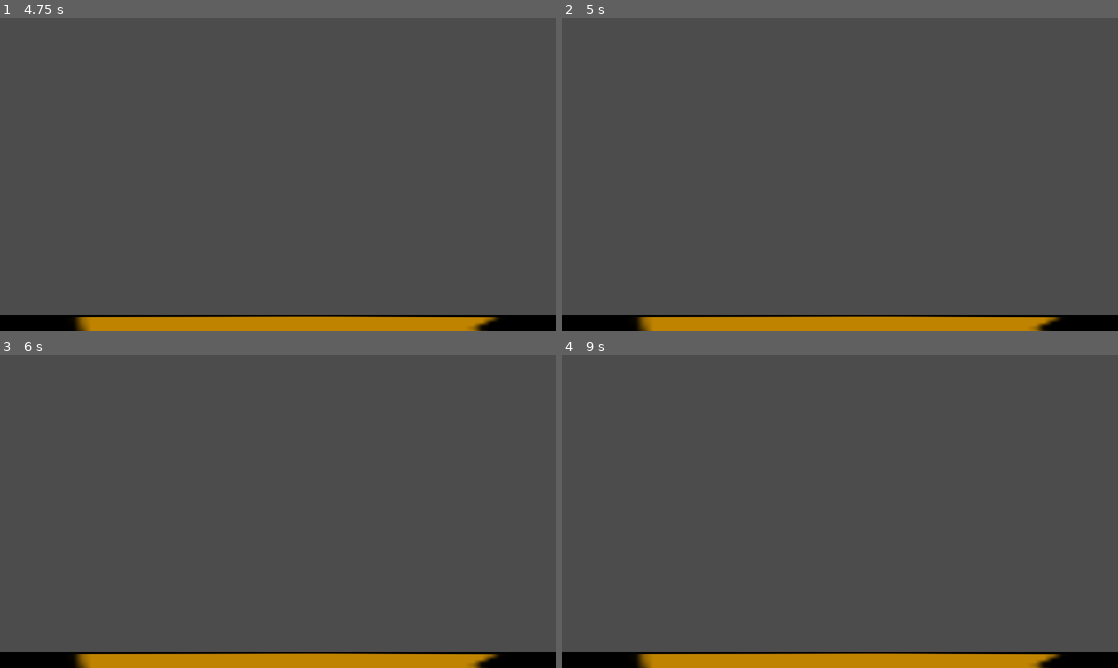
Above: before the commit, frames 1-4 (two rows, left to right).
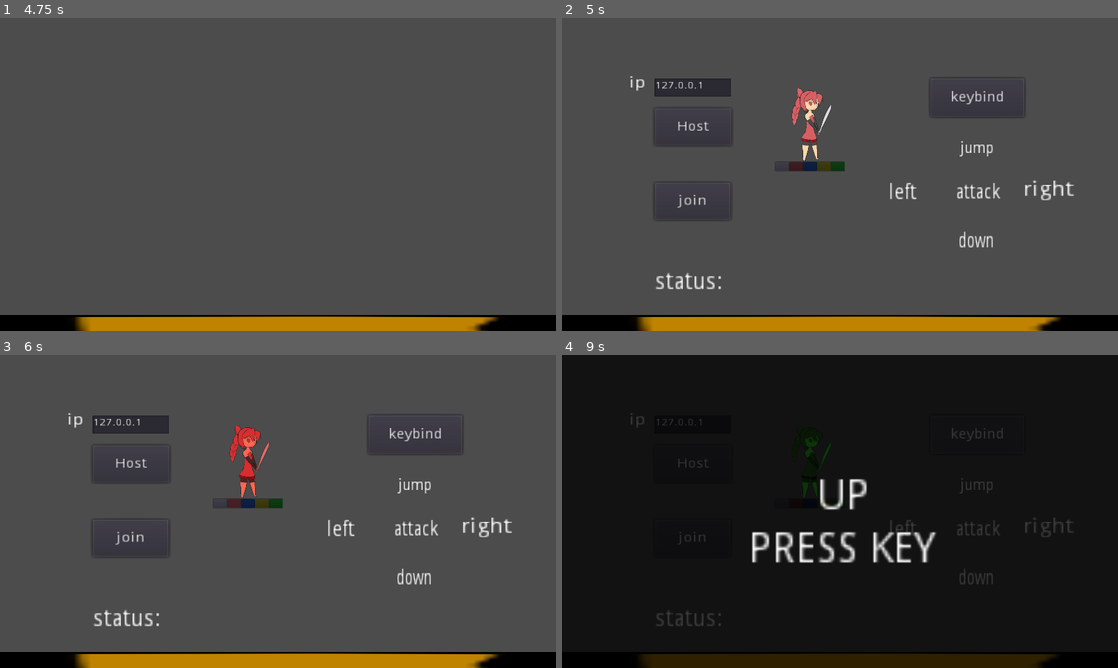
Above: after the commit, the same moments.

Repository: BeatMil/BigChase
Game: Godot game, scene res://scene/menu.tscn
Same seed, same stepped clock (60 frames per second), same inputs: the game is played once before the commit and once after it. The engine's default icon, where the game draws it, is replaced by a stand-in: a white triangle on a blue panel in a dark square.
Inputs (mouse positions are in pixels of both pictures, inside the frame that each line leads up to):
- Up to frame 1 (4.75 s): click "join" at 0.5 s; tap Enter at 1.25, 2.75, 4.25 s; hold H (p1_attack) 1.28-2.03 s; hold U (p1_right) 1.28-2.78 s; tap . (p1_up) at 1.52, 1.82, 2.27, 2.3, 2.57, 3.77, 4.07, 4.52, 4.55 s; tap Backspace (p2_attack) at 1.55, 2.1, 3.8 s; tap Space at 2, 3.5 s; hold O (p1_left) 2.78-3.53 s; hold . (p1_up) 2.78-3.53 s; tap H (p1_attack) at 3.05 s; hold U (p1_right) from 3.53 s (still down); tap A (heal) at 3.6 s; hold H (p1_attack) from 4.28 s (still down)
- Up to frame 2 (5 s): keep holding U (p1_right); keep holding H (p1_attack); tap . (p1_up) at 4.82 s; tap Escape (ui_cancel) at 4.9 s
- Up to frame 3 (6 s): release U (p1_right) at 5 s; release H (p1_attack) at 5 s; click (222, 502) at 5.02 s; click (233, 502) at 5.77 s
- Up to frame 4 (9 s): click (812, 502) at 6.52 s; click (823, 502) at 7.27 s; click (840, 502) at 8.02 s; click (979, 433) at 8.75 s, where only the run after the commit has a clickable "keybind"

Frame 1 is identical in both runs. In frame 2, 3.1% of the frame differs, in the area x 12-93%, y 18-87%; in frame 3, 3.2%; in frame 4, 98%, in the area x 0-100%, y 0-100%.

Commit message:
Esc to get back to menu!

Diff:
--- a/enities/players/elesis.tscn
+++ b/enities/players/elesis.tscn
@@ -1,8 +1,12 @@
-[gd_scene load_steps=8 format=2]
+[gd_scene load_steps=13 format=2]
 
-[ext_resource path="res://sai/elesis/elesis.png" type="Texture" id=1]
+[ext_resource path="res://sai/elesis/normal_attack01/elesis_normal_attack05.png" type="Texture" id=1]
 [ext_resource path="res://enities/players/new_template_char.tscn" type="PackedScene" id=2]
 [ext_resource path="res://script/char.gd" type="Script" id=3]
+[ext_resource path="res://sai/elesis/normal_attack01/elesis_normal_attack01.png" type="Texture" id=4]
+[ext_resource path="res://sai/elesis/normal_attack01/elesis_normal_attack04.png" type="Texture" id=5]
+[ext_resource path="res://sai/elesis/normal_attack01/elesis_normal_attack02.png" type="Texture" id=6]
+[ext_resource path="res://sai/elesis/normal_attack01/elesis_normal_attack03.png" type="Texture" id=7]
 [ext_resource path="res://media/sounds/ded.wav" type="AudioStream" id=8]
 
 [sub_resource type="RectangleShape2D" id=1]
@@ -21,6 +25,49 @@
 "transitions": PoolRealArray( 1 ),
 "update": 0,
 "values": [ Color( 1, 1, 1, 1 ) ]
+}
+tracks/1/type = "value"
+tracks/1/path = NodePath("Sprite:texture")
+tracks/1/interp = 1
+tracks/1/loop_wrap = true
+tracks/1/imported = false
+tracks/1/enabled = true
+tracks/1/keys = {
+"times": PoolRealArray( 0 ),
+"transitions": PoolRealArray( 1 ),
+"update": 0,
+"values": [ ExtResource( 6 ) ]
+}
+
+[sub_resource type="Animation" id=4]
+resource_name = "attack01"
+length = 0.5
+step = 0.02
+tracks/0/type = "value"
+tracks/0/path = NodePath("Sprite:texture")
+tracks/0/interp = 1
+tracks/0/loop_wrap = true
+tracks/0/imported = false
+tracks/0/enabled = true
+tracks/0/keys = {
+"times": PoolRealArray( 0, 0.02, 0.04, 0.06, 0.08 ),
+"transitions": PoolRealArray( 1, 1, 1, 1, 1 ),
+"update": 1,
+"values": [ ExtResource( 4 ), ExtResource( 6 ), ExtResource( 7 ), ExtResource( 5 ), ExtResource( 1 ) ]
+}
+tracks/1/type = "method"
+tracks/1/path = NodePath(".")
+tracks/1/interp = 1
+tracks/1/loop_wrap = true
+tracks/1/imported = false
+tracks/1/enabled = true
+tracks/1/keys = {
+"times": PoolRealArray( 0 ),
+"transitions": PoolRealArray( 1 ),
+"values": [ {
+"args": [  ],
+"method": "attack01"
+} ]
 }
 
 [sub_resource type="Animation" id=3]
@@ -60,7 +107,7 @@
 position = Vector2( 0, 0 )
 
 [node name="Sprite" type="Sprite" parent="." index="1"]
-texture = ExtResource( 1 )
+texture = ExtResource( 6 )
 
 [node name="dash_length_timer" type="Timer" parent="." index="4"]
 wait_time = 0.1
@@ -87,6 +134,7 @@
 
 [node name="AnimationPlayer" type="AnimationPlayer" parent="." index="11"]
 anims/RESET = SubResource( 2 )
+anims/attack01 = SubResource( 4 )
 anims/ded = SubResource( 3 )
 
 [node name="AudioStreamPlayer2D" type="AudioStreamPlayer2D" parent="." index="12"]
@@ -97,3 +145,4 @@
 [connection signal="timeout" from="dash_trigger_left_timer" to="." method="_on_dash_trigger_left_timer_timeout"]
 [connection signal="area_entered" from="Area2D" to="." method="_on_Area2D_area_entered"]
 [connection signal="timeout" from="StunTimer" to="." method="_on_StunTimer_timeout"]
+[connection signal="animation_finished" from="AnimationPlayer" to="." method="_on_AnimationPlayer_animation_finished"]
--- a/enities/players/new_template_char.tscn
+++ b/enities/players/new_template_char.tscn
@@ -24,6 +24,7 @@
 [node name="hp_bar_node2d" parent="." instance=ExtResource( 2 )]
 position = Vector2( -64, -160 )
 scale = Vector2( 0.132949, 0.366551 )
+hp = 3
 
 [connection signal="timeout" from="CheckDashTimer" to="." method="_on_CheckDashTimer_timeout"]
 [connection signal="timeout" from="DashTimer" to="." method="_on_DashTimer_timeout"]
--- a/scene/menu.tscn
+++ b/scene/menu.tscn
@@ -6,6 +6,9 @@
 
 [sub_resource type="RectangleShape2D" id=1]
 extents = Vector2( 1080, 32 )
+
+[sub_resource type="RectangleShape2D" id=8]
+extents = Vector2( 1108, 38.998 )
 
 [sub_resource type="Animation" id=3]
 length = 0.001
@@ -192,6 +195,52 @@
 [node name="CollisionShape2D" type="CollisionShape2D" parent="floor"]
 position = Vector2( 952, 992 )
 shape = SubResource( 1 )
+
+[node name="DedWallL" type="StaticBody2D" parent="."]
+position = Vector2( 920, -584 )
+rotation = 1.57079
+__meta__ = {
+"_edit_group_": true
+}
+
+[node name="Sprite" type="Sprite" parent="DedWallL"]
+position = Vector2( 960, 992 )
+scale = Vector2( 30, 1 )
+texture = ExtResource( 2 )
+
+[node name="CollisionShape2D" type="CollisionShape2D" parent="DedWallL"]
+position = Vector2( 952, 992 )
+shape = SubResource( 1 )
+
+[node name="Area2D" type="Area2D" parent="DedWallL" groups=["attack", "attack01", "right"]]
+position = Vector2( 6.10352e-05, -32 )
+
+[node name="CollisionShape2D" type="CollisionShape2D" parent="DedWallL/Area2D"]
+position = Vector2( 967.998, 1000 )
+shape = SubResource( 8 )
+
+[node name="DedWallR" type="StaticBody2D" parent="."]
+position = Vector2( 1000, 1344 )
+rotation = -1.57079
+__meta__ = {
+"_edit_group_": true
+}
+
+[node name="Sprite" type="Sprite" parent="DedWallR"]
+position = Vector2( 960, 992 )
+scale = Vector2( 30, 1 )
+texture = ExtResource( 2 )
+
+[node name="CollisionShape2D" type="CollisionShape2D" parent="DedWallR"]
+position = Vector2( 952, 992 )
+shape = SubResource( 1 )
+
+[node name="Area2D" type="Area2D" parent="DedWallR" groups=["attack", "attack01", "right"]]
+position = Vector2( 6.10352e-05, -32 )
+
+[node name="CollisionShape2D" type="CollisionShape2D" parent="DedWallR/Area2D"]
+position = Vector2( 967.998, 1000 )
+shape = SubResource( 8 )
 
 [node name="ui" type="Node2D" parent="."]
 
@@ -285,6 +334,54 @@
 rect_scale = Vector2( 5.47468, 5.87535 )
 text = "status: "
 
+[node name="AnimationPlayer" type="AnimationPlayer" parent="ui"]
+anims/RESET = SubResource( 3 )
+anims/changeAttack = SubResource( 7 )
+anims/changeDown = SubResource( 4 )
+anims/changeJump = SubResource( 2 )
+anims/changeLeft = SubResource( 5 )
+anims/changeRight = SubResource( 6 )
+
+[node name="choose_color" type="Node2D" parent="ui"]
+position = Vector2( 856, 368 )
+
+[node name="DefultButton" type="Button" parent="ui/choose_color"]
+margin_left = -120.0
+margin_top = 128.0
+margin_right = -72.0
+margin_bottom = 160.0
+
+[node name="RedButton" type="Button" parent="ui/choose_color"]
+modulate = Color( 1, 0.482353, 0.482353, 1 )
+margin_left = -72.0
+margin_top = 128.0
+margin_right = -24.0
+margin_bottom = 160.0
+
+[node name="BlueButton" type="Button" parent="ui/choose_color"]
+modulate = Color( 0.203922, 0.517647, 0.956863, 1 )
+margin_left = -24.0
+margin_top = 128.0
+margin_right = 24.0
+margin_bottom = 160.0
+
+[node name="YellowButton" type="Button" parent="ui/choose_color"]
+modulate = Color( 0.972549, 1, 0.184314, 1 )
+margin_left = 24.0
+margin_top = 128.0
+margin_right = 72.0
+margin_bottom = 160.0
+
+[node name="GreenButton" type="Button" parent="ui/choose_color"]
+modulate = Color( 0.203922, 0.968627, 0.25098, 1 )
+margin_left = 72.0
+margin_top = 128.0
+margin_right = 120.0
+margin_bottom = 160.0
+
+[node name="Elesis" type="Sprite" parent="ui/choose_color"]
+texture = ExtResource( 3 )
+
 [node name="ColorRect" type="ColorRect" parent="ui"]
 visible = false
 margin_right = 1920.0
@@ -301,54 +398,6 @@
 PRESS A KEY"
 align = 1
 
-[node name="AnimationPlayer" type="AnimationPlayer" parent="ui"]
-anims/RESET = SubResource( 3 )
-anims/changeAttack = SubResource( 7 )
-anims/changeDown = SubResource( 4 )
-anims/changeJump = SubResource( 2 )
-anims/changeLeft = SubResource( 5 )
-anims/changeRight = SubResource( 6 )
-
-[node name="choose_color" type="Node2D" parent="ui"]
-position = Vector2( 856, 368 )
-
-[node name="DefultButton" type="Button" parent="ui/choose_color"]
-margin_left = -120.0
-margin_top = 128.0
-margin_right = -72.0
-margin_bottom = 160.0
-
-[node name="RedButton" type="Button" parent="ui/choose_color"]
-modulate = Color( 1, 0.482353, 0.482353, 1 )
-margin_left = -72.0
-margin_top = 128.0
-margin_right = -24.0
-margin_bottom = 160.0
-
-[node name="BlueButton" type="Button" parent="ui/choose_color"]
-modulate = Color( 0.203922, 0.517647, 0.956863, 1 )
-margin_left = -24.0
-margin_top = 128.0
-margin_right = 24.0
-margin_bottom = 160.0
-
-[node name="YellowButton" type="Button" parent="ui/choose_color"]
-modulate = Color( 0.972549, 1, 0.184314, 1 )
-margin_left = 24.0
-margin_top = 128.0
-margin_right = 72.0
-margin_bottom = 160.0
-
-[node name="GreenButton" type="Button" parent="ui/choose_color"]
-modulate = Color( 0.203922, 0.968627, 0.25098, 1 )
-margin_left = 72.0
-margin_top = 128.0
-margin_right = 120.0
-margin_bottom = 160.0
-
-[node name="Elesis" type="Sprite" parent="ui/choose_color"]
-texture = ExtResource( 3 )
-
 [connection signal="pressed" from="ui/Keybind_Button" to="." method="_on_Button_pressed"]
 [connection signal="pressed" from="ui/Host_Button" to="." method="_on_Host_Button_pressed"]
 [connection signal="pressed" from="ui/Join_button" to="." method="_on_Join_button_pressed"]
--- a/script/PlayerUser.gd
+++ b/script/PlayerUser.gd
@@ -8,53 +8,59 @@
 puppet var puppet_pos = Vector2()
 puppet var puppet_flip_h = false
 puppet var puppet_color = Color(1, 1, 1)
-
+var can_respawn_bool = false
 
 func _physics_process(delta):
 	if is_network_master():
-		if not $char.is_stunned:
-			if Input.is_action_pressed("p1_up"):
-				$char.jump()
+		if get_node_or_null("char"):
+			if not $char.is_stunned and not $char.is_ded:
+				if Input.is_action_pressed("p1_up"):
+					$char.jump()
 
-			# stop moving when both right and left are pressed
-			if Input.is_action_pressed("p1_right") and Input.is_action_pressed("p1_left"):
-				$char.lerp_motion_x()
-				$char.reset_dash_trigger()
-			elif Input.is_action_pressed("p1_right"):
-				$char.walk_right()
-			elif Input.is_action_pressed("p1_left"):
-				$char.walk_left()
-			else:
-				$char.lerp_motion_x()
+				# stop moving when both right and left are pressed
+				if Input.is_action_pressed("p1_right") and Input.is_action_pressed("p1_left"):
+					$char.lerp_motion_x()
+					$char.reset_dash_trigger()
+				elif Input.is_action_pressed("p1_right"):
+					$char.walk_right()
+				elif Input.is_action_pressed("p1_left"):
+					$char.walk_left()
+				else:
+					$char.lerp_motion_x()
 
-			if Input.is_action_just_pressed("p1_right"):
-				$char.dash_right()
-			elif Input.is_action_just_pressed("p1_left"):
-				$char.dash_left()
-			elif Input.is_action_just_released("p1_right"):
-				$char.set_run(false)
-			elif Input.is_action_just_released("p1_left"):
-				$char.set_run(false)
+				if Input.is_action_just_pressed("p1_right"):
+					$char.dash_right()
+				elif Input.is_action_just_pressed("p1_left"):
+					$char.dash_left()
+				elif Input.is_action_just_released("p1_right"):
+					$char.set_run(false)
+				elif Input.is_action_just_released("p1_left"):
+					$char.set_run(false)
 
-			if Input.is_action_just_pressed("p1_down"):
-				$char.downward_dash()
+				if Input.is_action_just_pressed("p1_down"):
+					$char.downward_dash()
 
+				if Input.is_action_just_pressed("p1_attack"):
+					$char.play_attack01()
+
+			rset_unreliable("puppet_pos", $char.position)
+			rset_unreliable("puppet_flip_h", $char/Sprite.flip_h)
+			rset_unreliable("puppet_color", $char/Sprite.modulate)
+
+		if can_respawn_bool:
 			if Input.is_action_just_pressed("p1_attack"):
-				$char.attack01()
+				can_respawn_bool = false
+				Network.rpc("spawn_player", get_tree().get_network_unique_id())
+#				Network.spawn_player(get_tree().get_network_unique_id())
+	else:
+		if get_node_or_null("char"):
+			$char.position = puppet_pos
+			$char/Sprite.flip_h = puppet_flip_h
+			$char/Sprite.modulate = puppet_color
 
-		rset_unreliable("puppet_pos", $char.position)
-		rset_unreliable("puppet_flip_h", $char/Sprite.flip_h)
-		rset_unreliable("puppet_color", $char/Sprite.modulate)
 
-#		rset("puppet_flip_h", $char/Sprite.flip_h)
-#		rset_unreliable("puppet_pos", $char.position)
-	else:
-		$char.position = puppet_pos
-		$char/Sprite.flip_h = puppet_flip_h
-		$char/Sprite.modulate = puppet_color
-
-#	if not is_network_master():
-#		puppet_pos = position # To avoid jitter
+func can_respawn():
+	can_respawn_bool = true
 
 
 func _ready():
--- a/script/char.gd
+++ b/script/char.gd
@@ -9,7 +9,7 @@
 var GRAVITY = 100
 var JUMP_POWER = 2000
 var FRICTION = 0.2
-var DASH = 2500
+var DASH = 1600
 var DOWNWARD_DASH = 2000
 
 
@@ -26,6 +26,7 @@
 export var is_dashing_left = false
 var can_downward_dash = false
 var is_running = false
+var is_ded = false
 
 
 # stun
@@ -38,10 +39,12 @@
 
 # signal
 signal stunned01
+signal can_respawn
 
 
 func _ready():
-	pass # Replace with function body.
+	var ok = connect("can_respawn", get_parent(), "can_respawn")
+	print(ok)
 
 
 func _physics_process(_delta):
@@ -50,7 +53,9 @@
 	elif is_dashing_left:
 		motion.x =  -DASH
 
-	# lerp_motion_x()
+	if is_stunned:
+		lerp_motion_x()
+
 	motion.y += GRAVITY
 	motion = move_and_slide(motion, UP)
 
@@ -156,6 +161,7 @@
 
 func play_attack01():
 	# normal attack
+	is_stunned = true
 	$AnimationPlayer.play("attack01")
 
 
@@ -204,11 +210,15 @@
 
 func ded():
 	$AnimationPlayer.play("ded")
+	is_ded = true
 
 
 func _on_AnimationPlayer_animation_finished(anim_name):
 	if anim_name == "ded":
-		get_parent().queue_free()
+		emit_signal("can_respawn")
+		queue_free()
+	elif anim_name == "attack01":
+		is_stunned = false
 
 
 func _on_StunTimer_timeout():
--- a/script/menu.gd
+++ b/script/menu.gd
@@ -13,7 +13,7 @@
 onready var PLAYER = load("res://enities/players/p1.tscn")
 onready var BOB = load("res://enities/players/bob_help.tscn")
 onready var FOOK = load("res://enities/players/fook_it.tscn")
-
+const MENU = "res://scene/menu.tscn"
 
 
 # Called when the node enters the scene tree for the first time.
@@ -79,6 +79,13 @@
 	elif Input.is_action_just_released("p1_attack"):
 		$ui/attack_label.modulate = Color(1, 1, 1)
 
+	if Input.is_action_just_pressed("ui_cancel"):
+		for n in Player.get_children():
+			Player.remove_child(n)
+			n.queue_free()
+		get_tree().change_scene(MENU)
+
+
 
 func _on_Button_pressed():
 	$ui/Keybind_Button.grab_focus()
--- a/script/network.gd
+++ b/script/network.gd
@@ -28,6 +28,9 @@
 	get_tree().set_network_peer(network)
 
 
+remote func register_player():
+	pass
+
 # sever side
 func player_connected(id):
 	print("player connected: ", id)
@@ -44,17 +47,15 @@
 
 # client only
 func connected_to_server():
-	# spawn client side player here
-#	var id = get_tree().get_network_unique_id()
-#	rpc_id(id, "spawn_player", id, color)
+	# spawn player from players_alive[]
 	spawn_player(get_tree().get_network_unique_id())
 
 
-func spawn_player(id: int):
+remotesync func spawn_player(id: int):
 	# var player = PLAYER.instance()
 	var player = PUSER.instance()
 	player.get_node("char/Sprite").modulate = color
-#	player.modulate = color
+	#player.modulate = color
 	player.position = Vector2(600, 600)
 	player.name = str(id)
 	player.set_network_master(id)
Not shown: 1 places in scene/menu.tscn that only renumber resources
